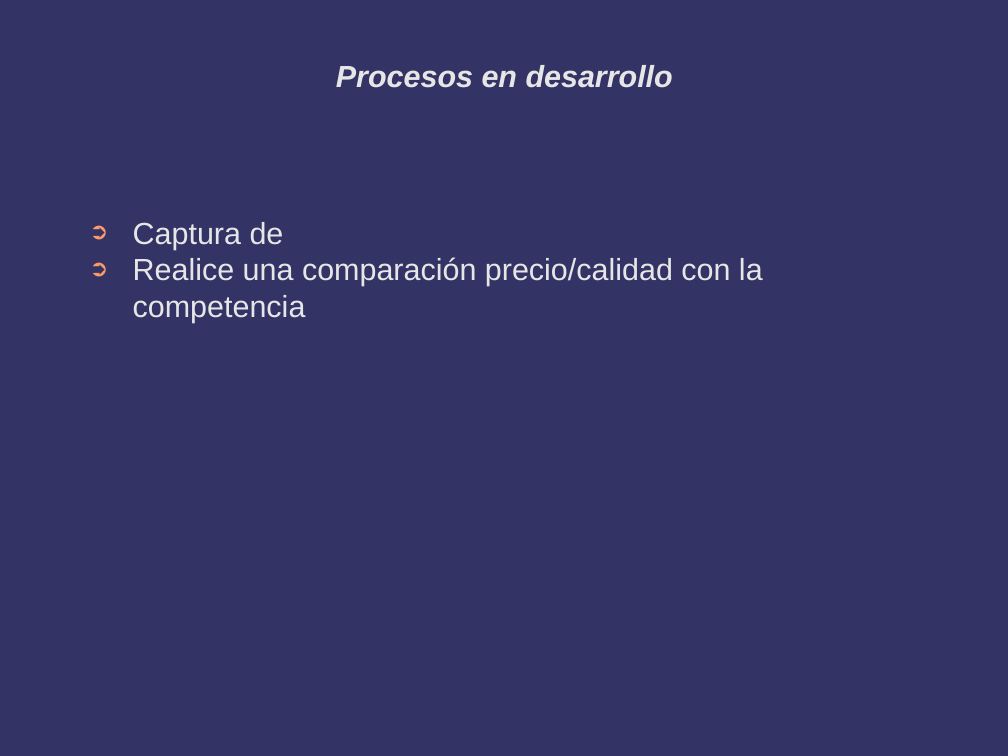
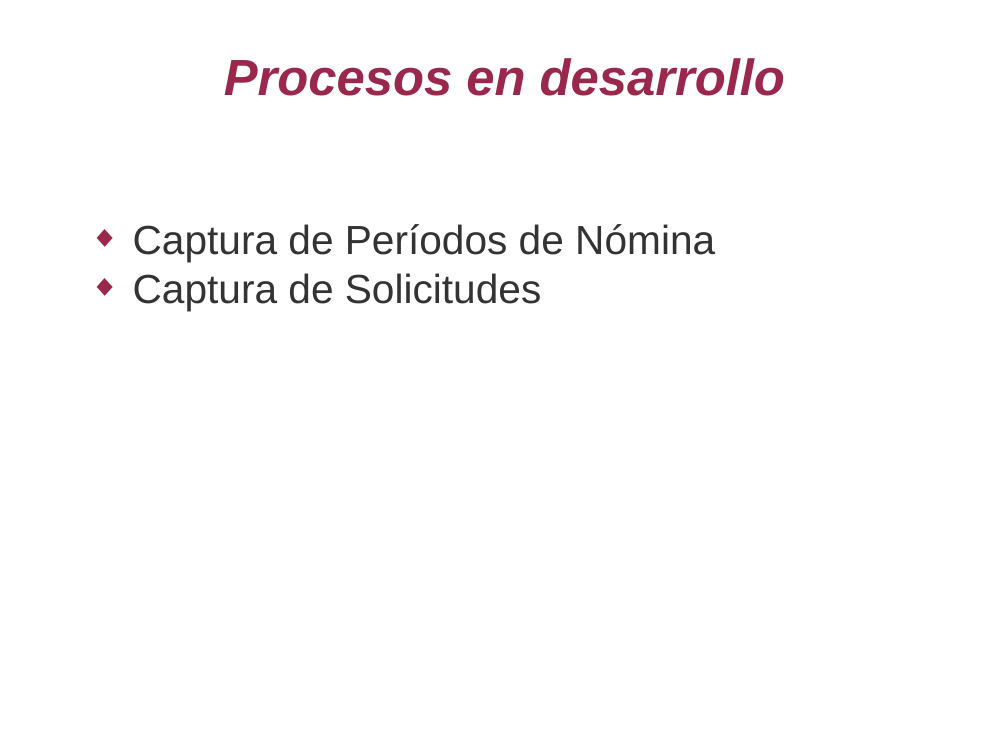
Before and after one commit to jas12345/ASN, a slide deck: slide 28 of Documentos/Avances ASN 20190321.odp (slide 6 before the commit). Drawn at 1008x756 pixels with LibreOffice and Linux fonts; fonts in the diff are those of the drawing; background and template pictures are left out. Boxes give left, top, right and bottom in pixels: in the first picture for what was removed or moved away, otherwise in the second. Text is boxed around its words. In the diff, an @@ line names an element or a change of style, - is before the commit and + after.

```diff
--- a/Documentos/Avances ASN 20190321.odp
+++ b/Documentos/Avances ASN 20190321.odp
@@ background #333366 to #FFFFFF @@
@@ title "Procesos en desarrollo" at (224,58,785,96): size 24 to 40 pt, text colour #E6E6E6 to #99284C @@
@@ text at (133,224,715,310): text changed; size 24 to 32 pt; text colour #E6E6E6 to #333333 @@
-➲ Captura de
-➲ Realice una comparación precio/calidad con la competencia
+◆ Captura de Períodos de Nómina
+◆ Captura de Solicitudes
```
Also in this commit, not shown: 5 other slides changed, 23 slides added, 2 slides removed, 1 other file.
